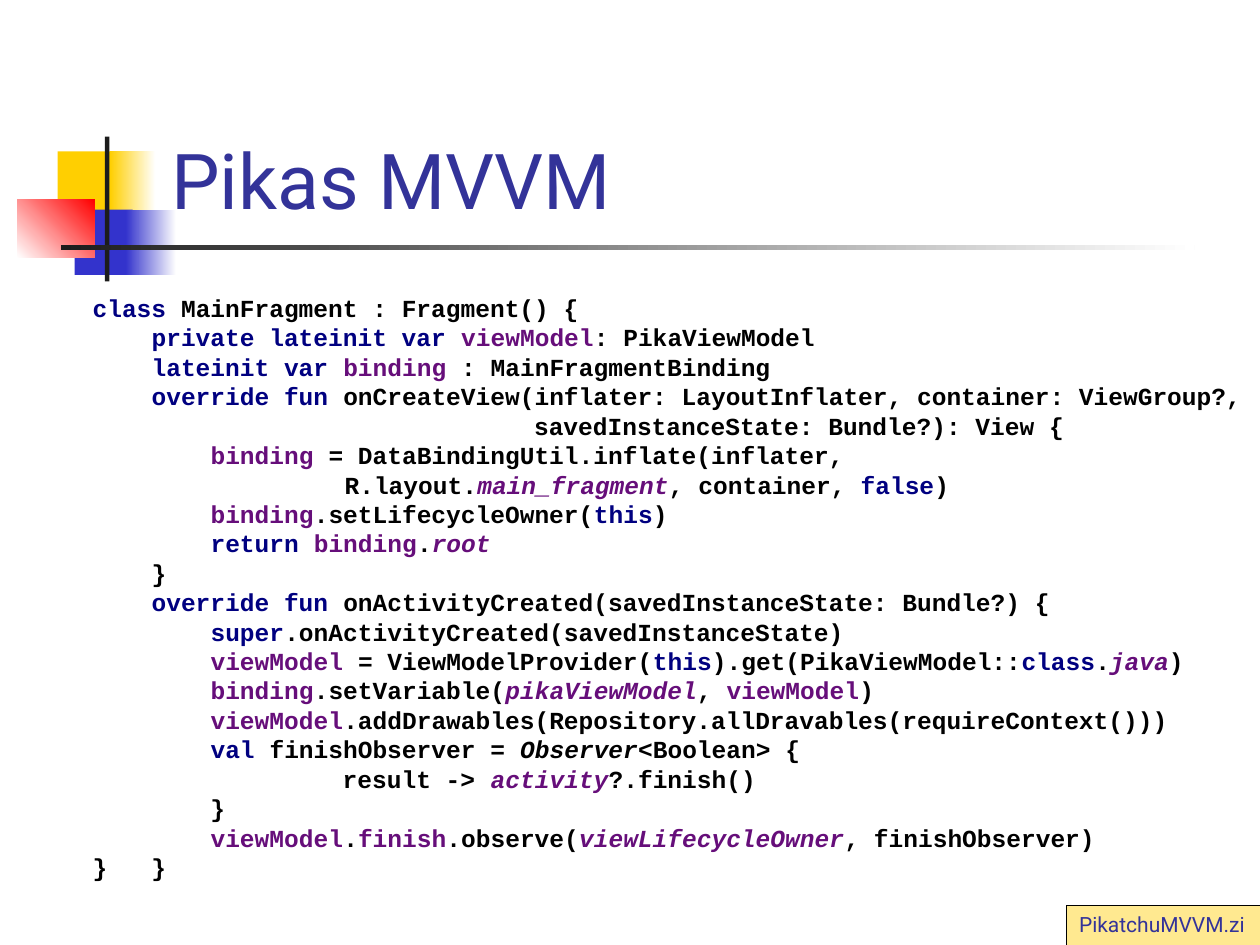
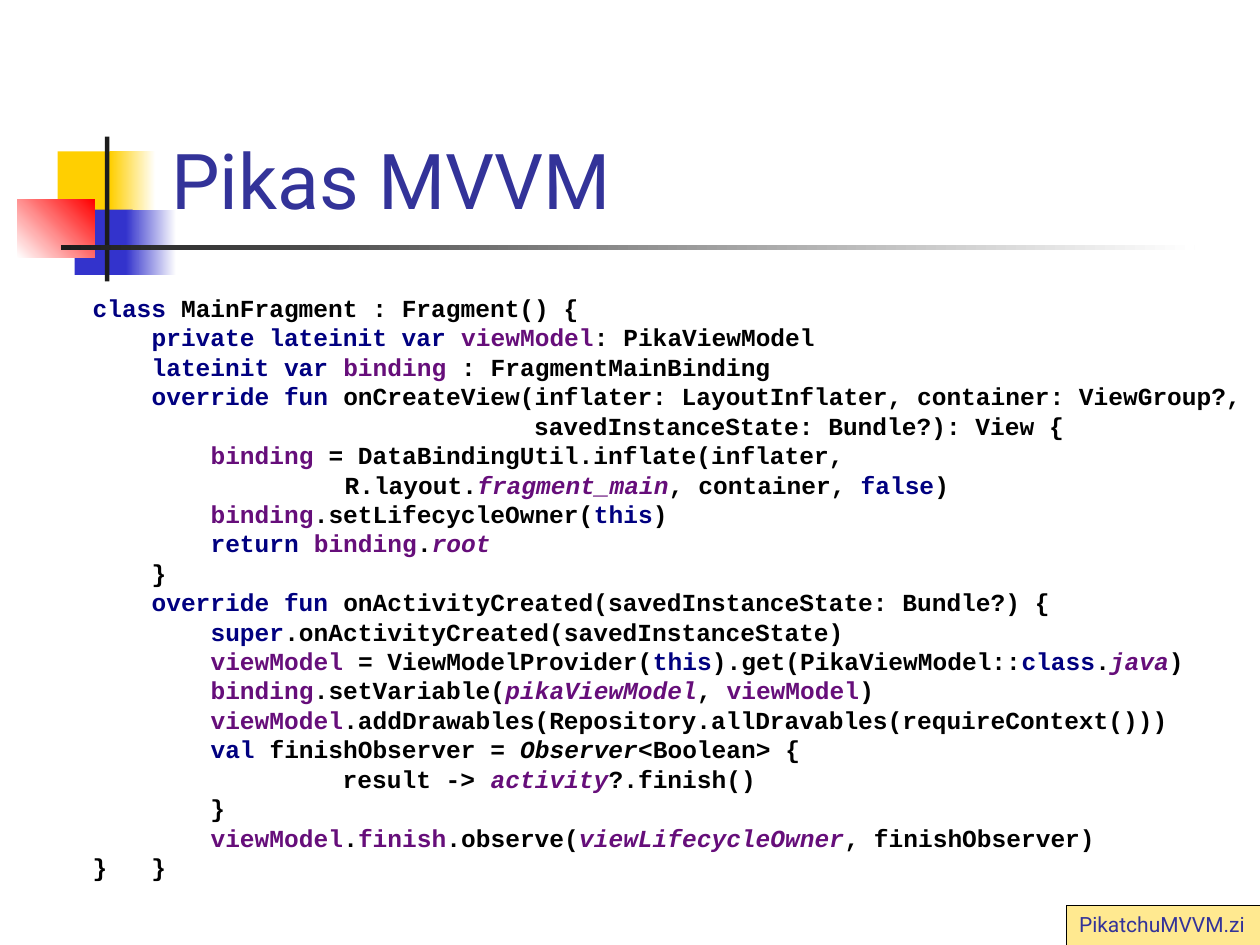
Before and after one commit to vmandro/Prednasky, a slide deck: slide 31 of 07/07_Android.ppt. Drawn at 1260x945 pixels with LibreOffice and Linux fonts; fonts in the diff are those of the drawing. Boxes give left, top, right and bottom in pixels: in the first picture for what was removed or moved away, otherwise in the second. Text is boxed around its words. In the diff, an @@ line names an element or a change of style, - is before the commit and + after.

```diff
--- a/07/07_Android.ppt
+++ b/07/07_Android.ppt
@@ text at [93,299,1241,852]: text changed @@
-class MainFragment : Fragment() {
-private lateinit var viewModel: PikaViewModel
-lateinit var binding : MainFragmentBinding
-override fun onCreateView(inflater: LayoutInflater, container: ViewGroup?,
-savedInstanceState: Bundle?): View {
-binding = DataBindingUtil.inflate(inflater,
-R.layout.main_fragment, container, false)
-binding.setLifecycleOwner(this)
-return binding.root
-}
-override fun onActivityCreated(savedInstanceState: Bundle?) {
-super.onActivityCreated(savedInstanceState)
-viewModel = ViewModelProvider(this).get(PikaViewModel::class.java)
-binding.setVariable(pikaViewModel, viewModel)
-viewModel.addDrawables(Repository.allDravables(requireContext()))
-val finishObserver = Observer<Boolean> {
-result -> activity?.finish()
-}
-viewModel.finish.observe(viewLifecycleOwner, finishObserver)
-} }
+class MainFragment : Fragment() {
+private lateinit var viewModel: PikaViewModel
+lateinit var binding : FragmentMainBinding
+override fun onCreateView(inflater: LayoutInflater, container: ViewGroup?,
+savedInstanceState: Bundle?): View {
+binding = DataBindingUtil.inflate(inflater,
+R.layout.fragment_main, container, false)
+binding.setLifecycleOwner(this)
+return binding.root
+}
+override fun onActivityCreated(savedInstanceState: Bundle?) {
+super.onActivityCreated(savedInstanceState)
+viewModel = ViewModelProvider(this).get(PikaViewModel::class.java)
+binding.setVariable(pikaViewModel, viewModel)
+viewModel.addDrawables(Repository.allDravables(requireContext()))
+val finishObserver = Observer<Boolean> {
+result -> activity?.finish()
+}
+viewModel.finish.observe(viewLifecycleOwner, finishObserver)
+} }
```
Also in this commit, not shown: 6 other slides changed, 1 other file.
